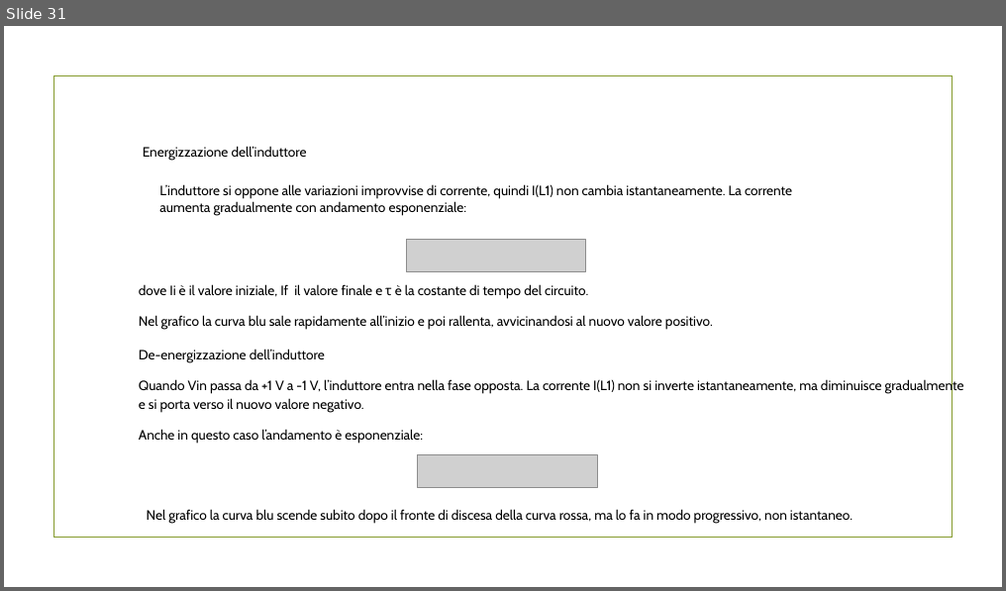
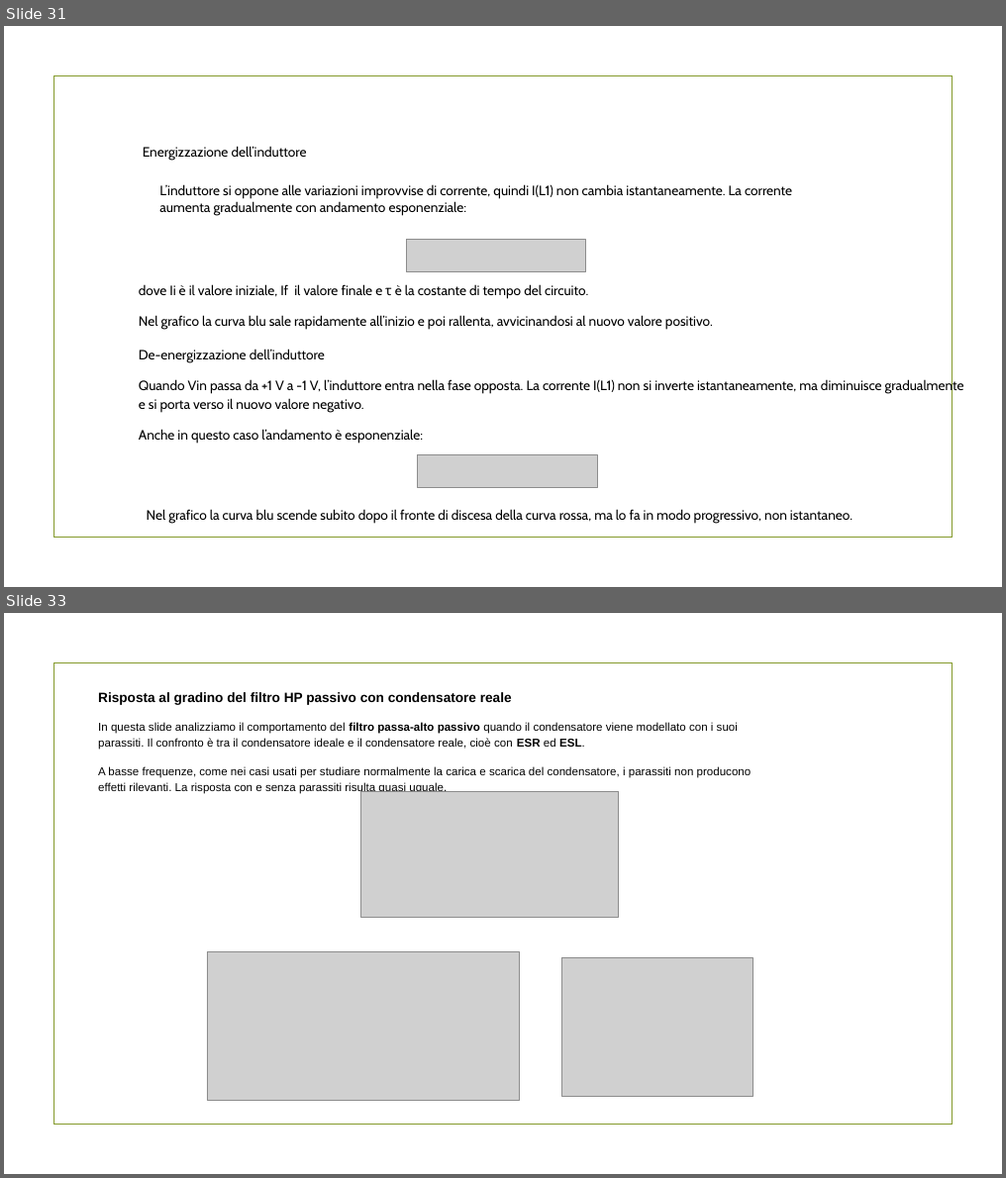
Before and after one commit to RiccardoSC2050/Progetto-sistemi-elettronici, a slide deck: presentazione/demoCompleta.pptx. Shown one above the other, each under a label of ours: slide 31 before the commit, slides 31 and 33 after it; the slides between them are not shown. The pictures are 1006x591 and 1006x1178 pixels, drawn with LibreOffice and Linux fonts; fonts in the diff are those of the drawing; grey boxes stand for pictures; background and template pictures are left out. Boxes give left, top, right and bottom in pixels: in the first picture for what was removed or moved away, otherwise in the second. Text is boxed around its words. In the diff, an @@ line names an element or a change of style, - is before the commit and + after.

```diff
--- a/presentazione/demoCompleta.pptx
+++ b/presentazione/demoCompleta.pptx
@@ slide 33 added at (x1=4, y1=613, x2=1002, y2=1174), background picture (left out); not listed: 1 template element that a slide beside it also shows @@
@@ text added at (x1=98, y1=692, x2=751, y2=794), 11 pt, text #000000 @@
+Risposta al gradino del filtro HP passivo con condensatore reale
+In questa slide analizziamo il comportamento del filtro passa-alto passivo quando il condensatore viene modellato con i suoi parassiti. Il confronto è tra il condensatore ideale e il condensatore reale, cioè con ESR ed ESL.
+A basse frequenze, come nei casi usati per studiare normalmente la carica e scarica del condensatore, i parassiti non producono effetti rilevanti. La risposta con e senza parassiti risulta quasi uguale.
@@ picture added at (x1=361, y1=791, x2=619, y2=918) @@
@@ picture added at (x1=207, y1=953, x2=519, y2=1101) @@
@@ picture added at (x1=562, y1=958, x2=753, y2=1096) @@
```
Also in this commit, not shown: 19 slides changed, 40 other slides added, 2 slides removed.
